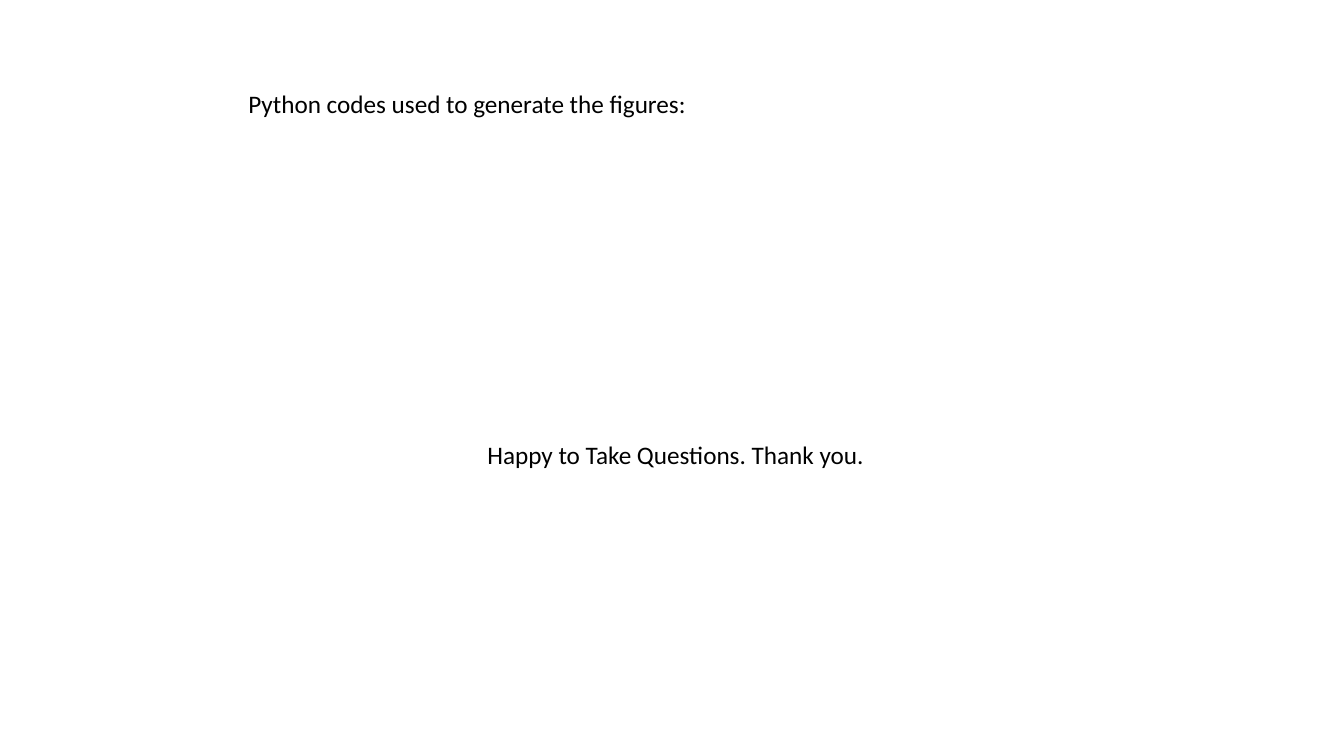
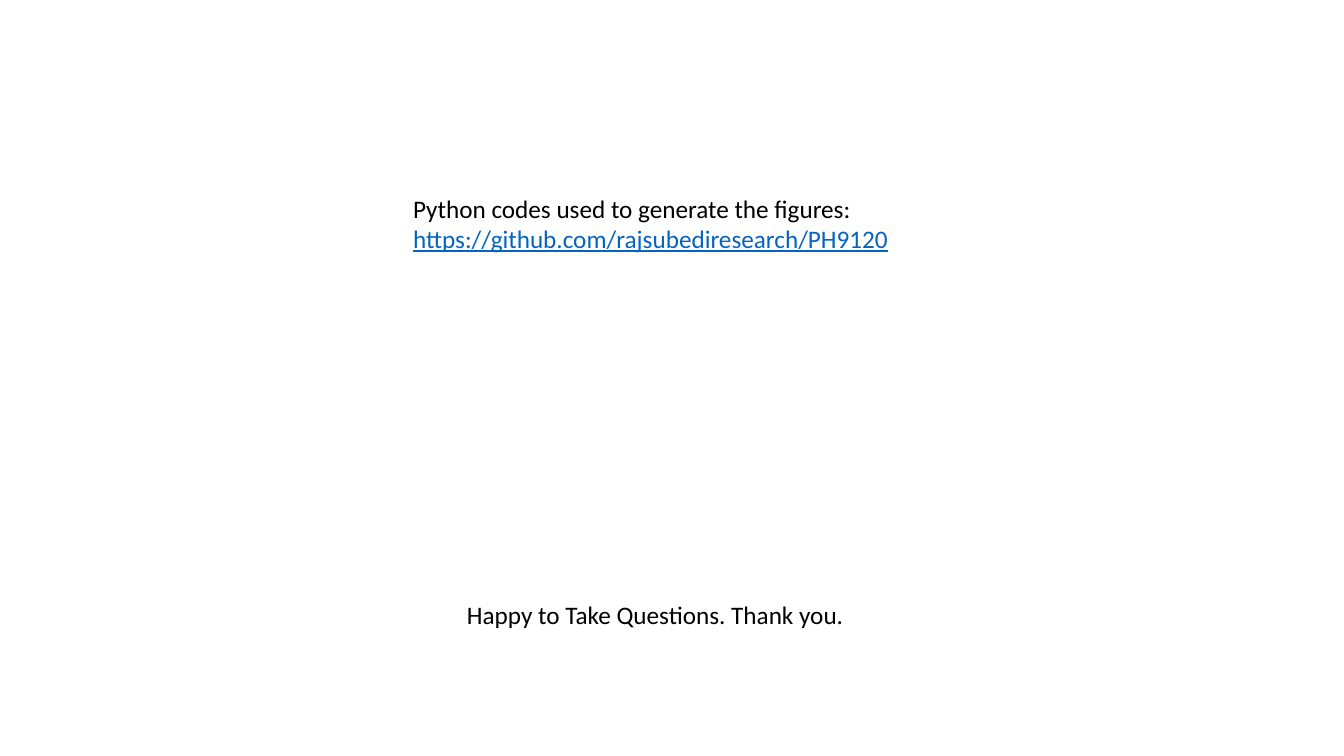
Before and after one commit to rajsubediresearch/PH9120, a slide deck: slide 11 of Raj Subedi Assignment 2 9120.pptx. Drawn at 1344x756 pixels with LibreOffice and Linux fonts; fonts in the diff are those of the drawing. Boxes give left, top, right and bottom in pixels: in the first picture for what was removed or moved away, otherwise in the second. Text is boxed around its words. In the diff, an @@ line names an element or a change of style, - is before the commit and + after.

Commit message:
updated powerpoint

```diff
--- a/Raj Subedi Assignment 2 9120.pptx
+++ b/Raj Subedi Assignment 2 9120.pptx
@@ text "Python codes used to generate ...": place and size @@
-text "Python codes used to generate ..." at [248,95,686,118]
+text "Python codes used to generate ..." at [413,200,888,253]
@@ text at [413,230,888,253]: paragraph added @@
+https://github.com/rajsubediresearch/PH9120
@@ text "Happy to Take Questions. Thank ...": place and size @@
-text "Happy to Take Questions. Thank ..." at [487,446,864,468]
+text "Happy to Take Questions. Thank ..." at [467,606,843,628]
```
